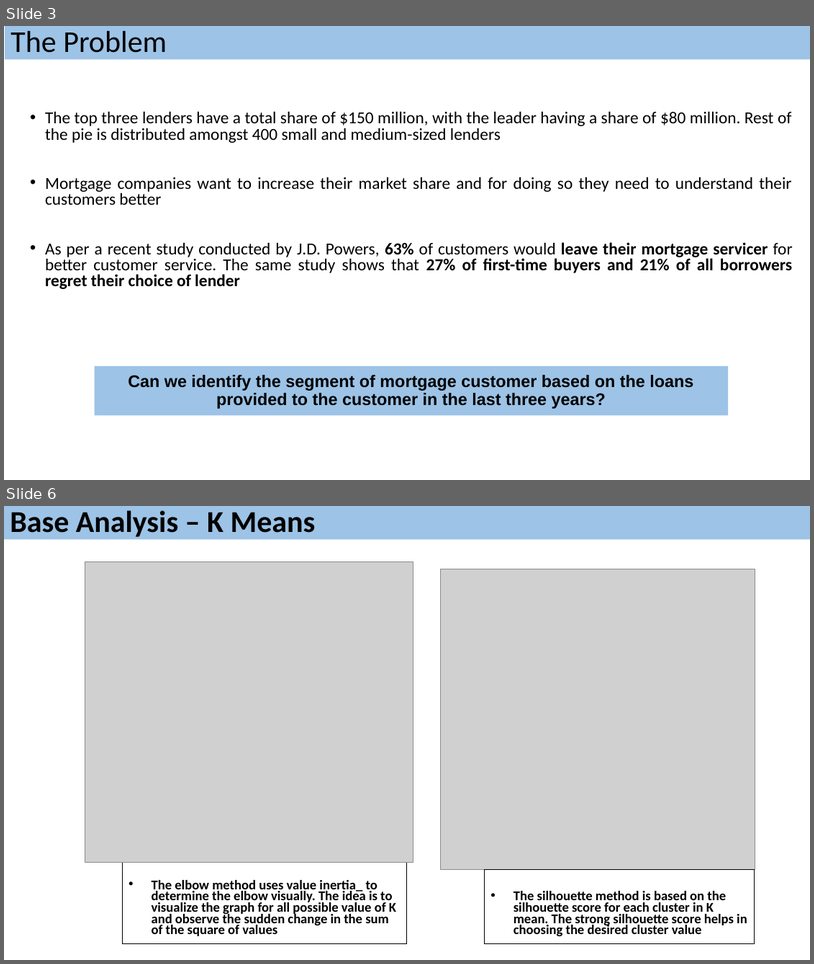
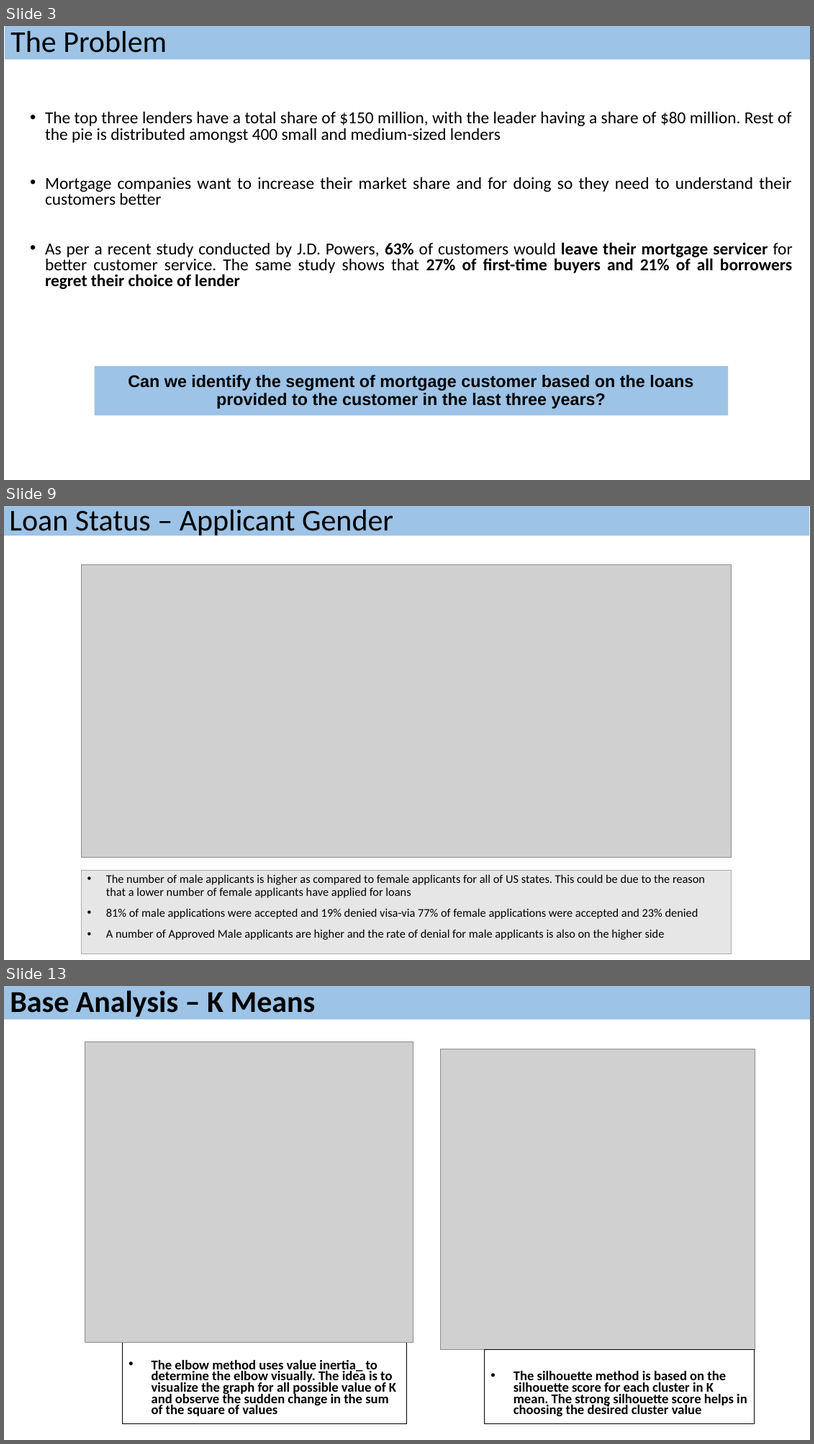
Before and after one commit to saurabhspundir/MortgageCustomerSegmentation, a slide deck: MortgageCustomerSegmentationSlides.pptx. Shown one above the other, each under a label of ours: slides 3 and 6 before the commit, slides 3, 9 and 13 after it; the slides between them are not shown. The pictures are 814x964 and 814x1444 pixels, drawn with LibreOffice and Linux fonts; fonts in the diff are those of the drawing; grey boxes stand for pictures. Boxes give left, top, right and bottom in pixels: in the first picture for what was removed or moved away, otherwise in the second. Text is boxed around its words. In the diff, an @@ line names an element or a change of style, - is before the commit and + after.

```diff
--- a/MortgageCustomerSegmentationSlides.pptx
+++ b/MortgageCustomerSegmentationSlides.pptx
@@ slide 9 added at box(4, 506, 810, 960), background #FFFFFF @@
@@ rectangle added at box(4, 506, 810, 536), fill #9DC3E6, 36 pt, text #000000 @@
+Loan Status – Applicant Gender
@@ picture added at box(82, 565, 732, 857) @@
@@ rectangle added at box(82, 870, 732, 953), fill #E7E6E6, outline #AFABAB 0.75 pt, 14 pt, text #000000 @@
+• The number of male applicants is higher as compared to female applicants for all of US states. This could be due to the reason that a lower number of female applicants have applied for loans
+• 81% of male applications were accepted and 19% denied visa-via 77% of female applications were accepted and 23% denied
+• A number of Approved Male applicants are higher and the rate of denial for male applicants is also on the higher side
@@ what was slide 6 is now slide 13 @@
```
Also in this commit, not shown: 9 slides changed, 6 other slides added.
